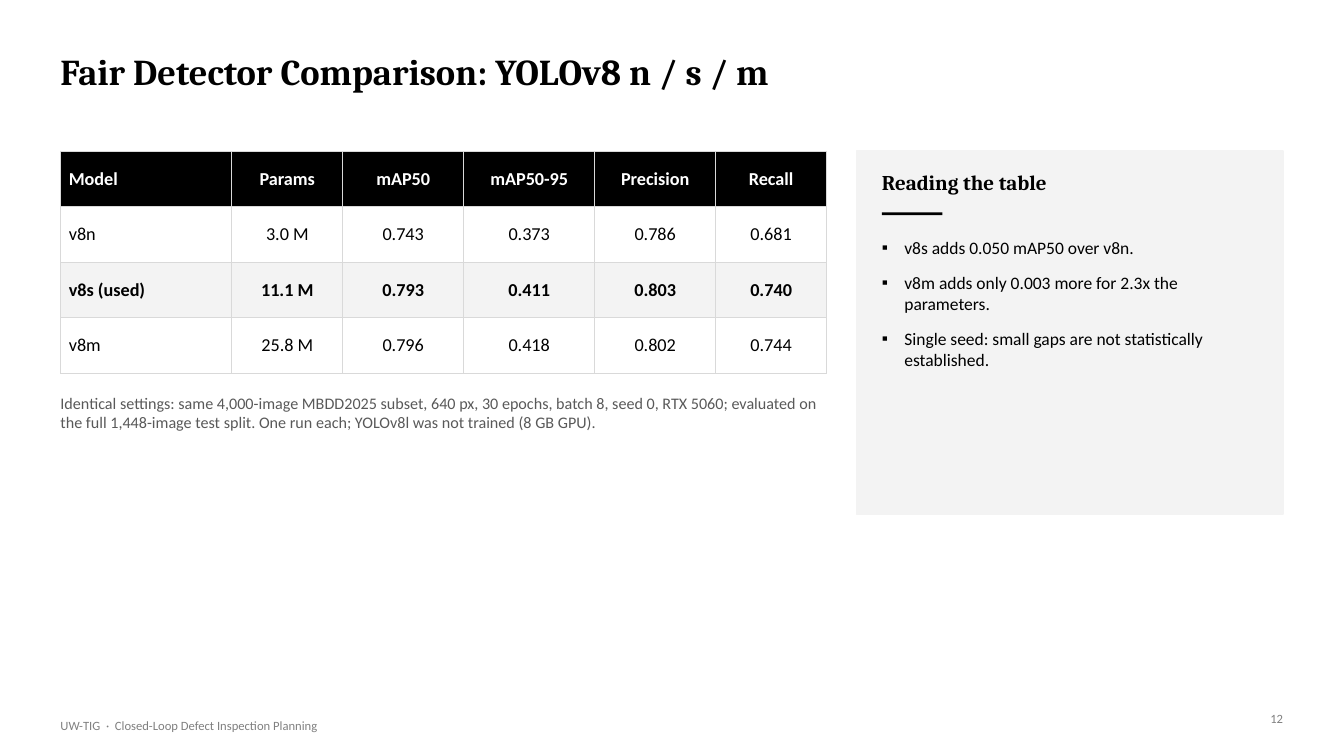
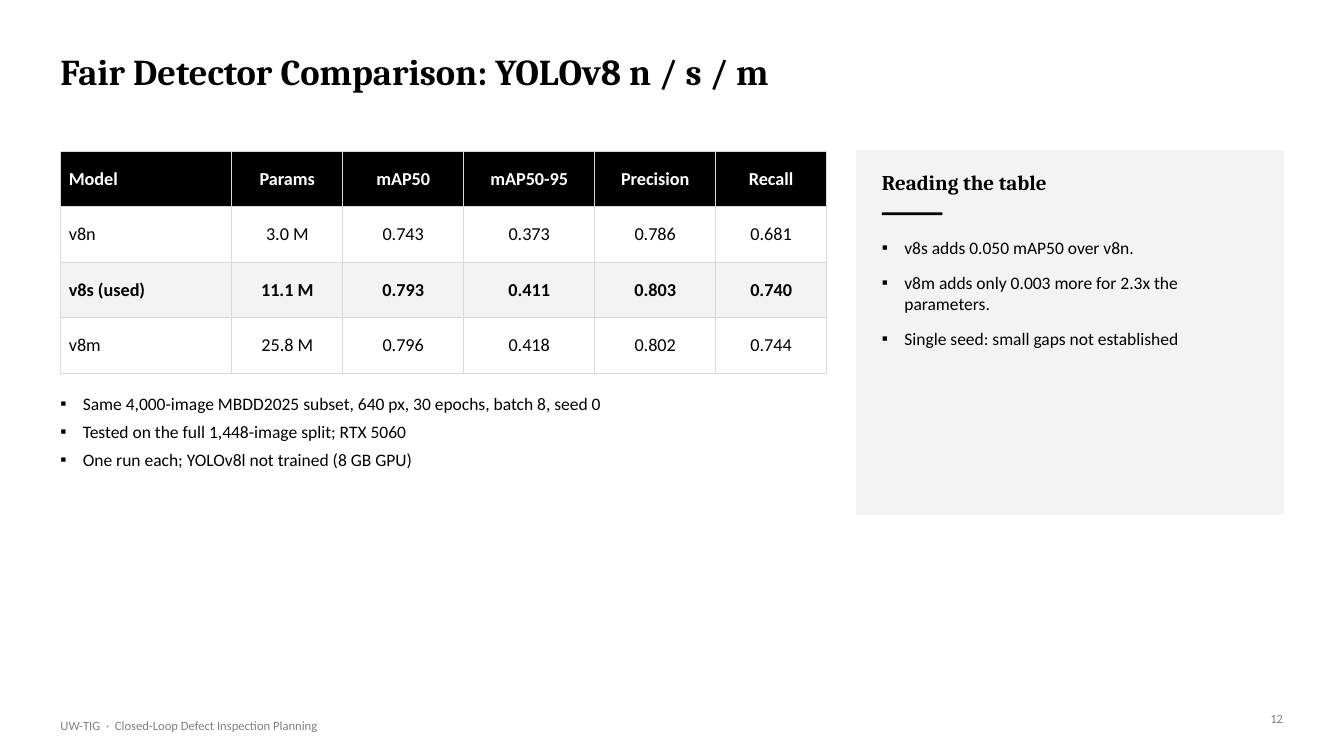
Before and after one commit to DrNeel11/project_work_1, a slide deck: slide 12 of drone-sim-today/UW-TIG_Review_Deck.pptx. Drawn at 1344x756 pixels with LibreOffice and Linux fonts; fonts in the diff are those of the drawing. Boxes give left, top, right and bottom in pixels: in the first picture for what was removed or moved away, otherwise in the second. Text is boxed around its words. In the diff, an @@ line names an element or a change of style, - is before the commit and + after.

```diff
--- a/drone-sim-today/UW-TIG_Review_Deck.pptx
+++ b/drone-sim-today/UW-TIG_Review_Deck.pptx
@@ text at (904, 333, 1178, 348): text changed @@
-▪ Single seed: small gaps are not statistically established.
+▪ Single seed: small gaps not established
@@ text at (83, 398, 601, 469): text changed; size 11.5 to 12.5 pt; text colour #595959 to #000000 @@
-Identical settings: same 4,000-image MBDD2025 subset, 640 px, 30 epochs, batch 8, seed 0, RTX 5060; evaluated on the full 1,448-image test split. One run each; YOLOv8l was not trained (8 GB GPU).
+▪ Same 4,000-image MBDD2025 subset, 640 px, 30 epochs, batch 8, seed 0
+▪ Tested on the full 1,448-image split; RTX 5060
+▪ One run each; YOLOv8l not trained (8 GB GPU)
```
Also in this commit, not shown: 11 other slides changed, 1 other file.
